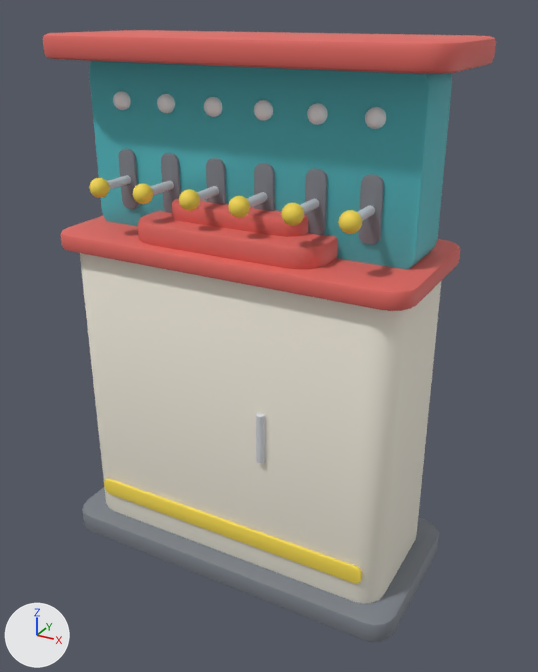
Two versions of the Blender file BlenderWork/InteriorProps/stage_incident.blend, one commit apart.
Rendered twice from a 50 mm lens placed at (0.889, -1.54, 1.413), pointed at (0.038, 0.008, 0.639). Every picture has the same lights, and +X, +Y and +Z are marked at lower left. The first picture is the older version.

Objects in the first picture: 'IncDecoBox', 'IncRideConsole' and 12 more.
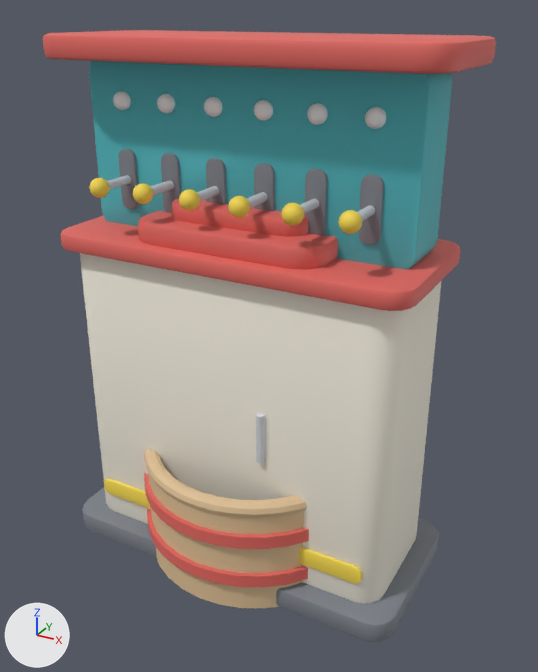
What changed in the scene script:
```text
Add mat_m_incwicker:
    mat_m_incwicker = principled_material('M_IncWicker')
    mat_m_incwicker.base_color = (0.72, 0.52, 0.3)  # beige #ddbf95
    mat_m_incwicker.roughness = 0.7
Add me_toybasket:
    me_toybasket.from_pydata(...)  # 964 vertices, 1920 faces; spans x -0.312..0.312, y -0.312..0.312, z 0.0..0.566
    me_toybasket.polygons.foreach_set('use_smooth', [True] * 1920)
    # faces by material slot: [1100, 512, 308]
    me_toybasket.materials.append(mat_m_incwicker)  # beige #ddbf95
    me_toybasket.materials.append(mat_m_incred)  # red #e56961
    me_toybasket.materials.append(mat_m_inccream)  # white #f7f1e2
Add ob_toybasket:
    ob_toybasket = bpy.data.objects.new('ToyBasket', me_toybasket)
    ob_toybasket.location = (0.0, 0.0, 0.0)
```

Where the change shows, as pixel boxes [x1, y1, x2, y2] in the pictures (538 x 672 px):
'ToyBasket', added: after [144, 449, 309, 608]
    faces in mat_m_incwicker (beige #ddbf95): [144, 449, 307, 608]
    faces in mat_m_incred (red #e56961): [144, 473, 309, 587]
